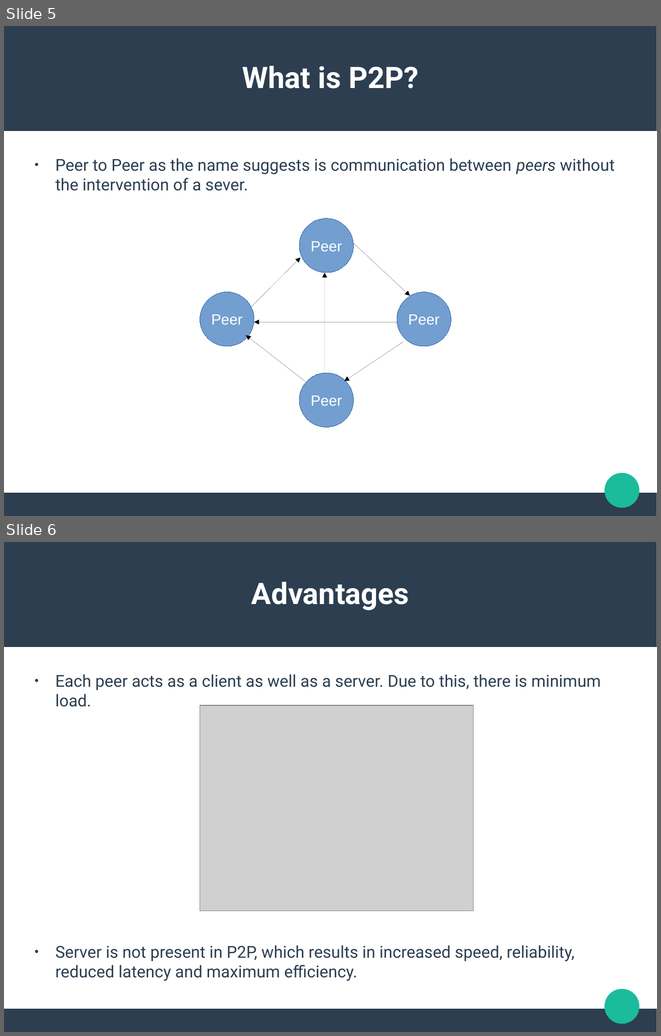
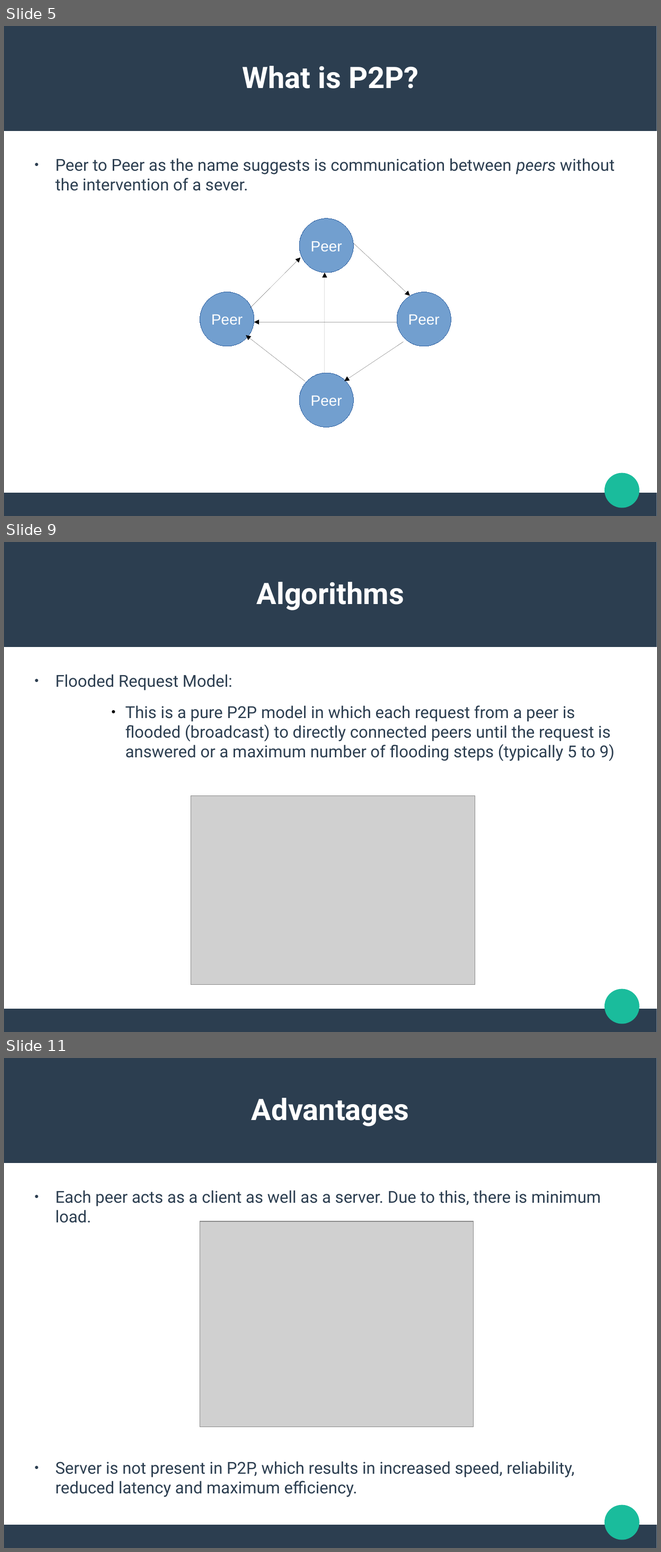
Before and after one commit to ishanjoshi02/TeSeminar, a slide deck: Presentation/Neeraj/Presentation.odp. Shown one above the other, each under a label of ours: slides 5 and 6 before the commit, slides 5, 9 and 11 after it; the slides between them are not shown. The pictures are 661x1036 and 661x1552 pixels, drawn with LibreOffice and Linux fonts; fonts in the diff are those of the drawing; grey boxes stand for pictures. Boxes give left, top, right and bottom in pixels: in the first picture for what was removed or moved away, otherwise in the second. Text is boxed around its words. In the diff, an @@ line names an element or a change of style, - is before the commit and + after.

```diff
--- a/Presentation/Neeraj/Presentation.odp
+++ b/Presentation/Neeraj/Presentation.odp
@@ slide 9 added at [4, 542, 657, 1032], background #FFFFFF; not listed: 3 template elements that a slide beside it also shows @@
@@ text added at [257, 582, 404, 610], 36 pt, text #FFFFFF, bold @@
+Algorithms
@@ text added at [55, 674, 615, 761], 20 pt, text #2C3E50 @@
+● Flooded Request Model:
+            ● This is a pure P2P model in which each request from a peer is flooded (broadcast) to directly connected peers until the request is answered or a maximum number of flooding steps (typically 5 to 9)
@@ picture added at [191, 795, 475, 985] @@
@@ what was slide 6 is now slide 11 @@
```
Also in this commit, not shown: 1 slide changed, 3 other slides added, 8 other files.
